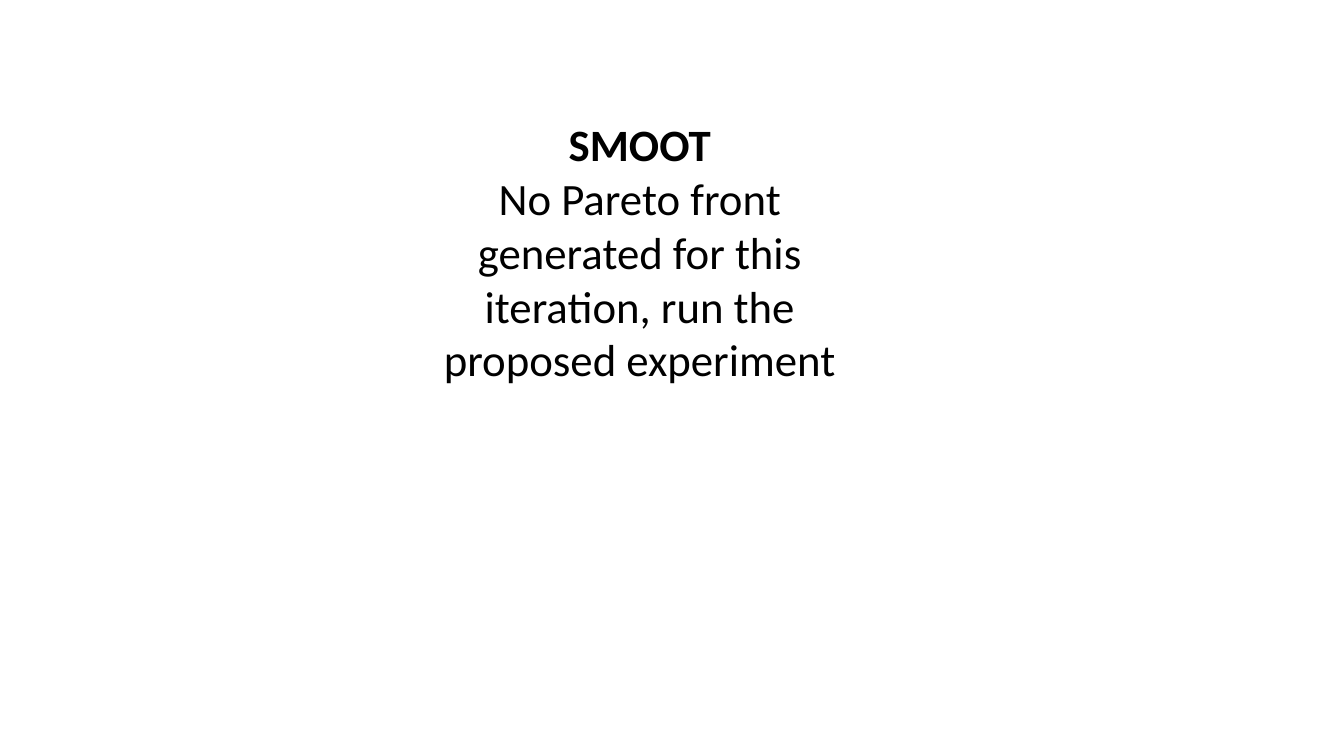
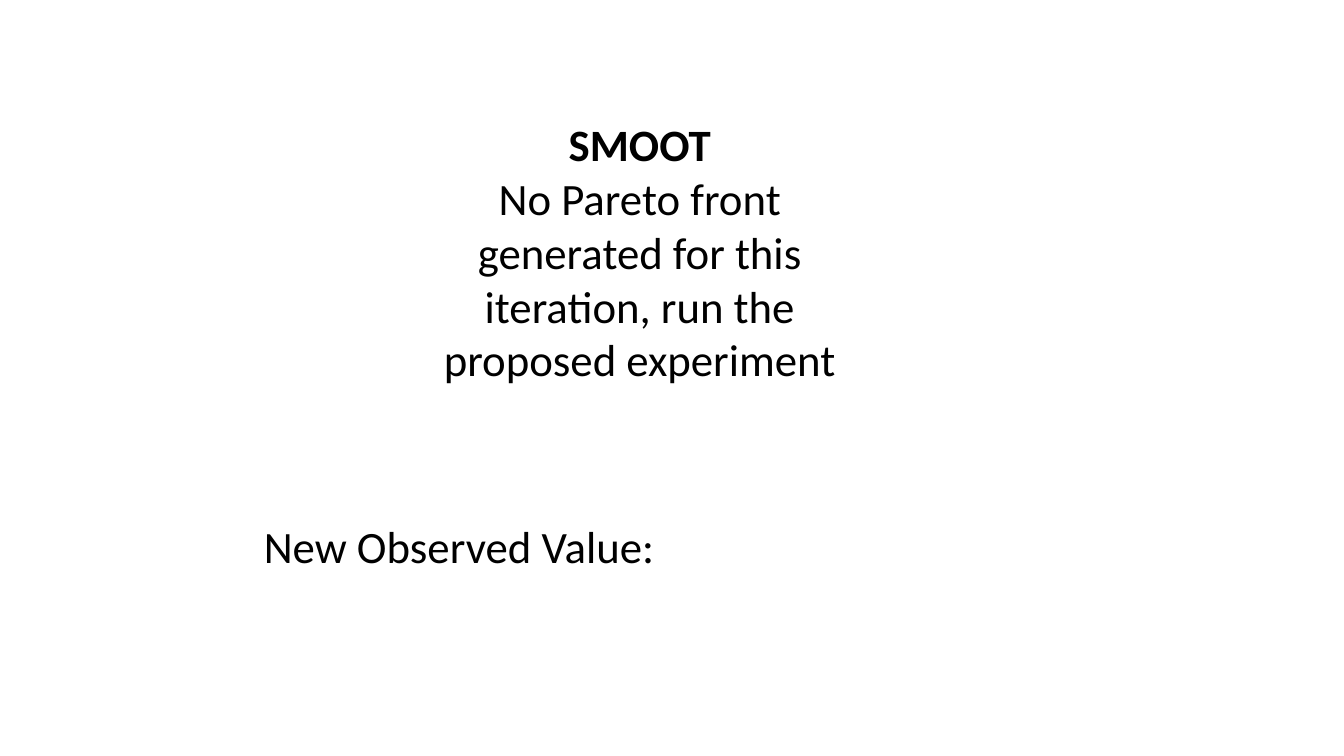
Before and after one commit to jsmarti/SURF_2016, a slide deck: slide 6 of Tool_Resources/drawings.pptx. Drawn at 1344x756 pixels with LibreOffice and Linux fonts; fonts in the diff are those of the drawing. Boxes give left, top, right and bottom in pixels: in the first picture for what was removed or moved away, otherwise in the second. Text is boxed around its words. In the diff, an @@ line names an element or a change of style, - is before the commit and + after.

```diff
--- a/Tool_Resources/drawings.pptx
+++ b/Tool_Resources/drawings.pptx
@@ text added at [264,532,654,564], 32 pt, text #000000 @@
+New Observed Value:
```
Also in this commit, not shown: 6 other files.
